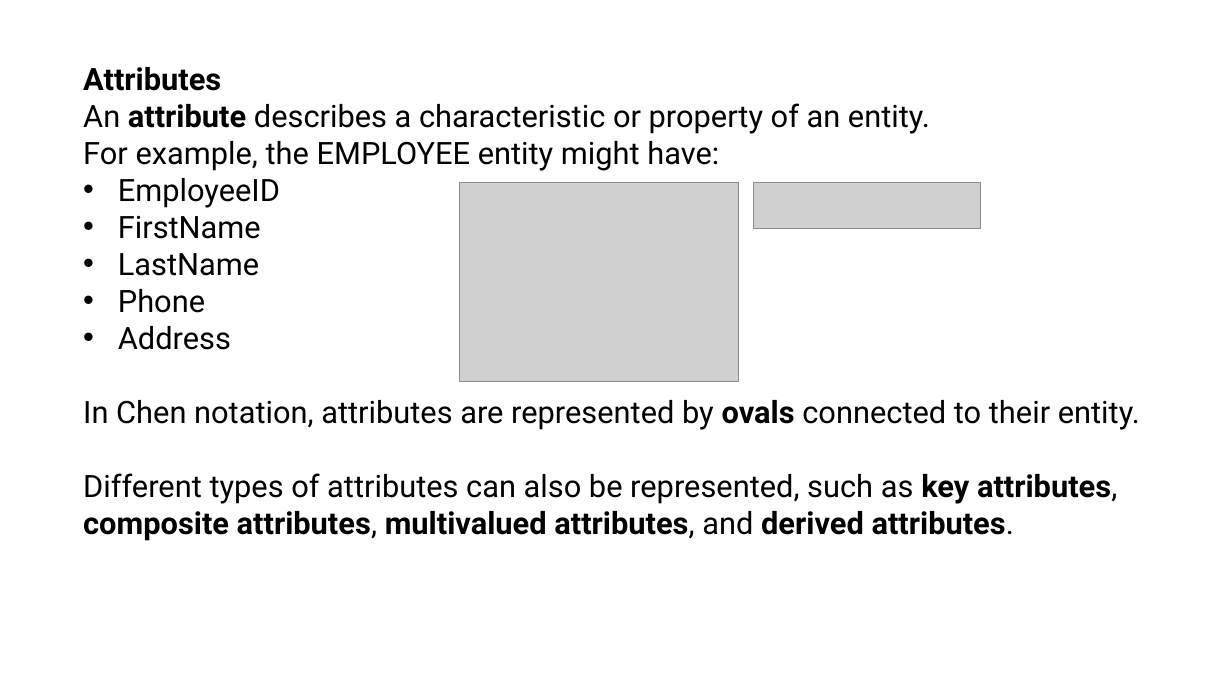
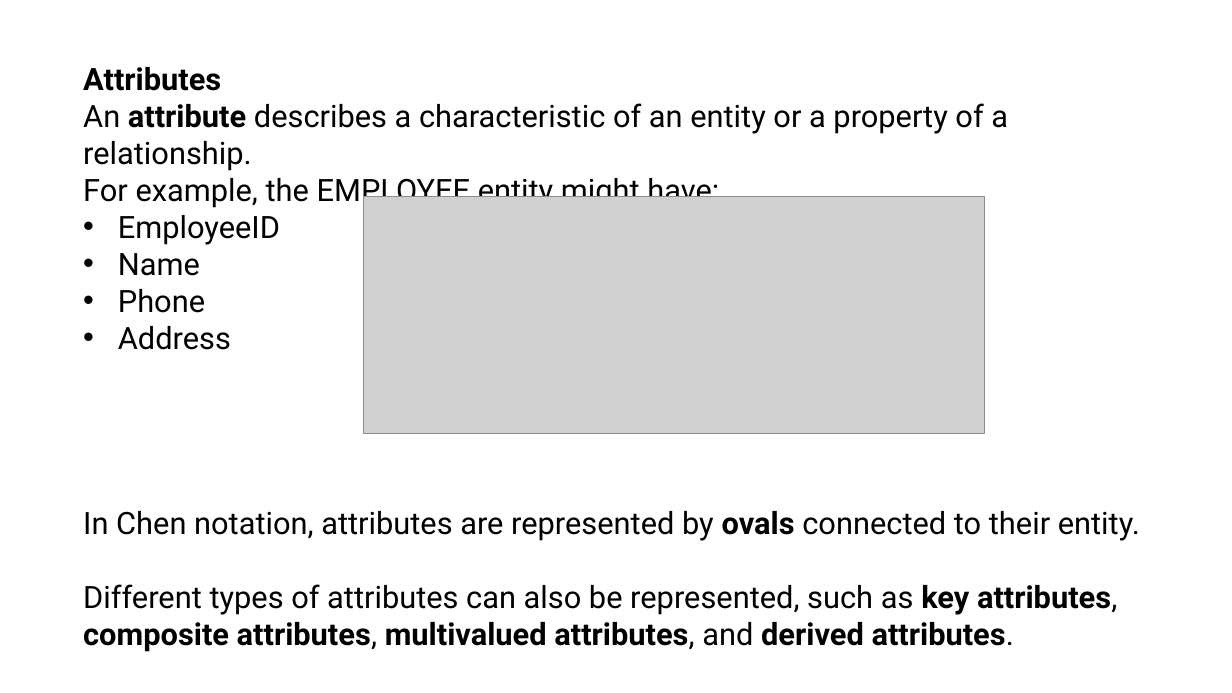
Before and after one commit to joannes630/AU, a slide deck: slide 10 of CSC 4500 GitHub/Entity Relationship Data Model.pptx (slide 7 before the commit). Drawn at 1232x693 pixels with LibreOffice and Linux fonts; fonts in the diff are those of the drawing; grey boxes stand for pictures. Boxes give left, top, right and bottom in pixels: in the first picture for what was removed or moved away, otherwise in the second. Text is boxed around its words. In the diff, an @@ line names an element or a change of style, - is before the commit and + after.

```diff
--- a/CSC 4500 GitHub/Entity Relationship Data Model.pptx
+++ b/CSC 4500 GitHub/Entity Relationship Data Model.pptx
@@ text at (83, 103, 1008, 171): text changed @@
-An attribute describes a characteristic or property of an entity.
+An attribute describes a characteristic of an entity or a property of a relationship.
@@ picture added at (363, 197, 984, 433) @@
@@ picture removed at (459, 183, 738, 382) @@
@@ picture removed at (754, 183, 981, 229) @@
@@ text at (118, 253, 200, 276): text changed @@
-• FirstName
-• LastName
+• Name
```
Also in this commit, not shown: 4 other slides changed, 19 slides added, 2 slides removed.
